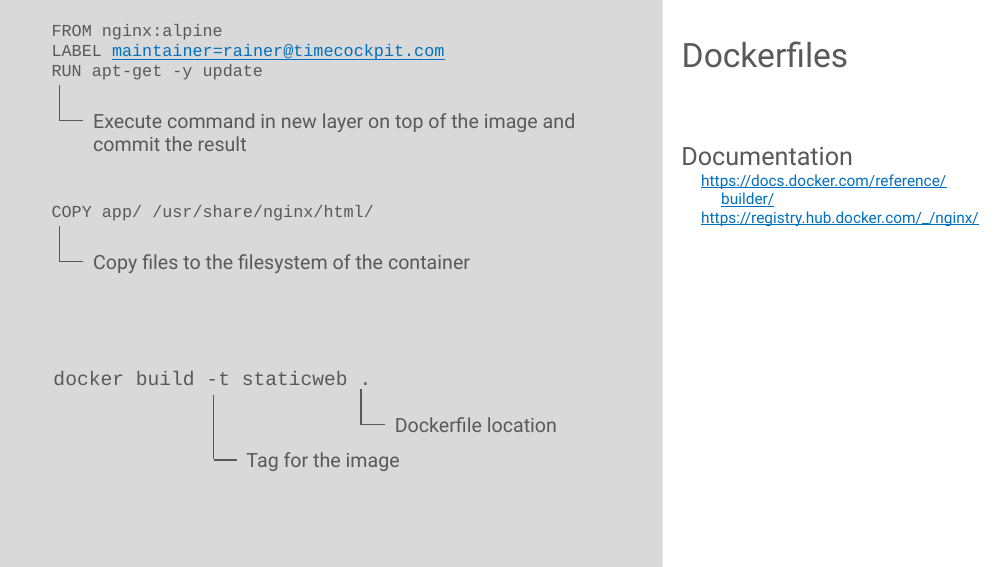
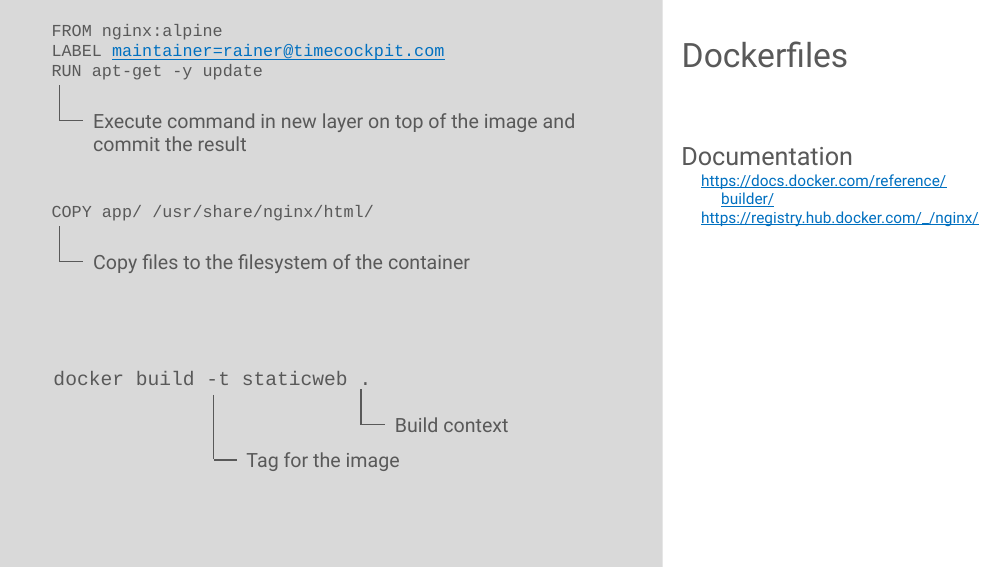
Before and after one commit to rstropek/DockerVS2015Intro, a slide deck: slide 45 of slides/Docker-Workshop.pptx. Drawn at 1008x567 pixels with LibreOffice and Linux fonts; fonts in the diff are those of the drawing. Boxes give left, top, right and bottom in pixels: in the first picture for what was removed or moved away, otherwise in the second. Text is boxed around its words. In the diff, an @@ line names an element or a change of style, - is before the commit and + after.

```diff
--- a/slides/Docker-Workshop.pptx
+++ b/slides/Docker-Workshop.pptx
@@ text at box(395, 417, 508, 432): text changed @@
-Dockerfile location
+Build context
```
Also in this commit, not shown: 3 other slides changed, 3 slides added.
